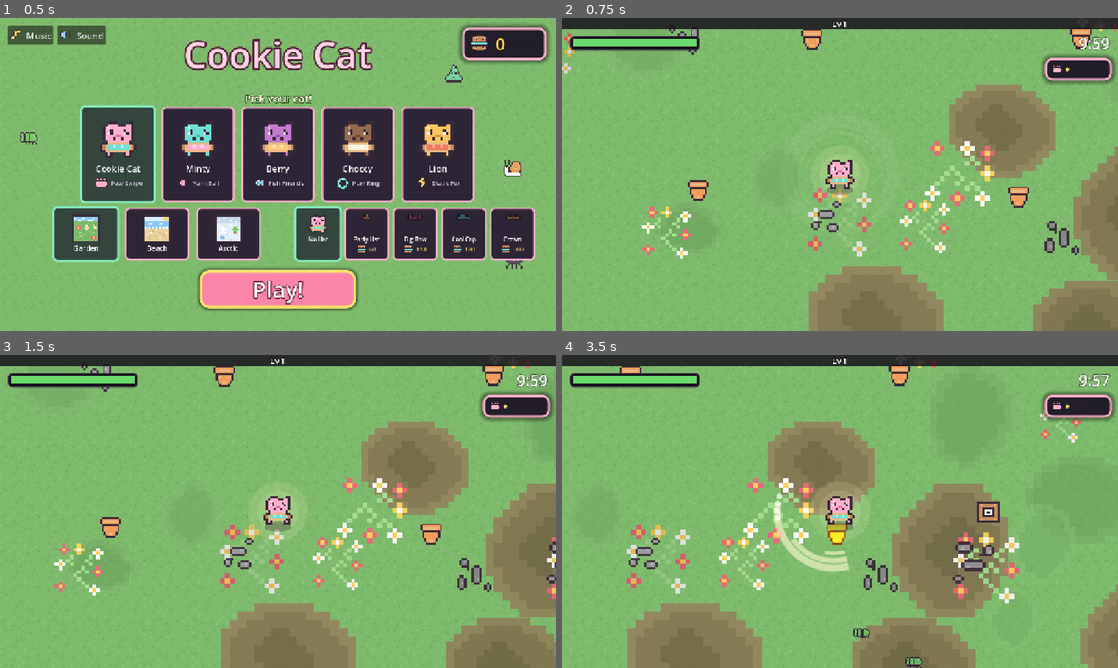
Above: before the commit, frames 1-4 (two rows, left to right).
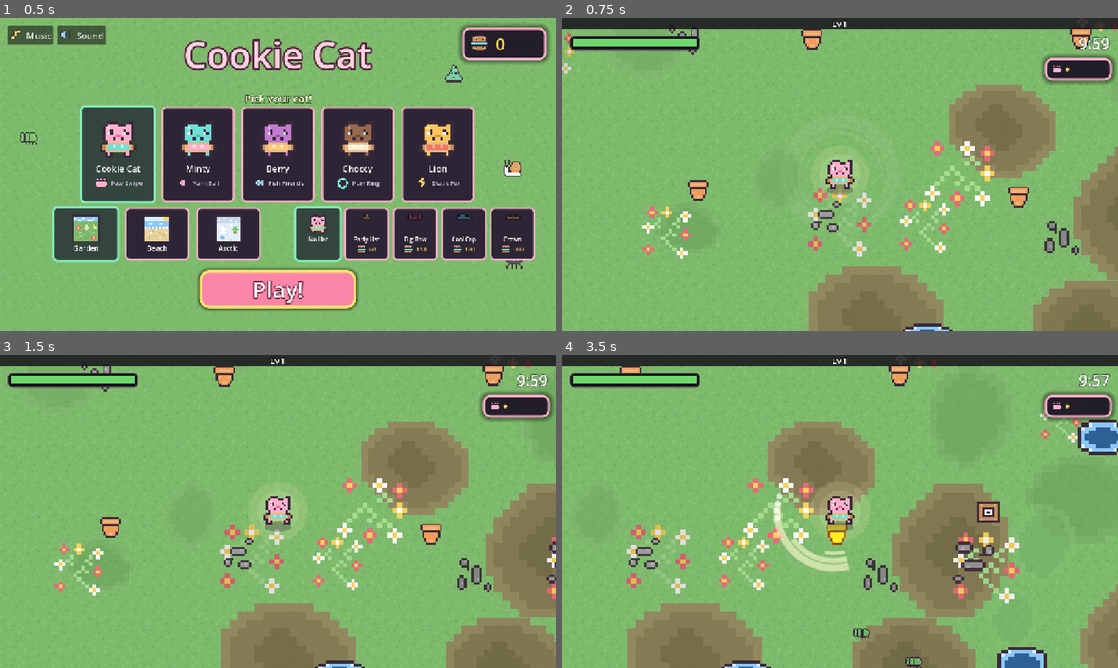
Above: after the commit, the same moments.

Repository: lukew-cogapp/cookie-cat
Game: Godot game, scene res://scenes/start_screen.tscn
Two runs of this game, one before a commit and one after it. Both use one fixed random seed, a clock stepped at 60 frames per second and the inputs below.
Inputs (mouse positions are in pixels of both pictures, inside the frame that each line leads up to):
- Up to frame 1 (0.5 s): no input
- Up to frame 2 (0.75 s): click "Play!" at 0.5 s
- Up to frame 3 (1.5 s): tap Enter at 1.25 s; move the mouse to (400, 495) at 1.27 s; hold D (move_right) from 1.28 s (still down); tap Space (confirm) at 1.35 s; click (400, 495) at 1.42 s
- Up to frame 4 (3.5 s): release D (move_right) at 2 s; drag from (728, 527) to (812, 574) at 2.02 s; move the mouse to (895, 442) at 2.77 s; hold D (move_right) from 2.78 s (still down); tap Alt at 2.85 s

Frame 1 is identical in both runs. In frame 2, 0.2% of the frame differs, in the area x 61-71%, y 97-100%; in frame 3, 0.2%; in frame 4, 1.5%, in the area x 28-100%, y 20-100%.

Commit message:
Add a hole in the ground to each map
A pond in the garden, a pit on the beach, a hole in the ice. Half the bar, so
walking into one below half health ends the run: every other threat chases and
is answered by walking away, and this is the one that rewards looking. Bugs
ignore them, or a trap becomes a weapon.

Diff:
--- a/scenes/world.tscn
+++ b/scenes/world.tscn
@@ -12,6 +12,7 @@
 [ext_resource type="Script" path="res://scripts/props.gd" id="9"]
 [ext_resource type="Script" path="res://scripts/ground.gd" id="11"]
 [ext_resource type="Script" path="res://scripts/touch_stick.gd" id="12"]
+[ext_resource type="Script" path="res://scripts/traps.gd" id="13"]
 
 [node name="World" type="Node2D"]
 script = ExtResource("1")
@@ -25,6 +26,9 @@
 
 [node name="Ground" type="Node2D" parent="."]
 script = ExtResource("11")
+
+[node name="Traps" type="Node2D" parent="."]
+script = ExtResource("13")
 
 [node name="Props" type="Node2D" parent="."]
 script = ExtResource("9")
--- /dev/null
+++ b/scripts/traps.gd
@@ -0,0 +1,170 @@
+class_name Traps
+extends Node2D
+## Holes in the ground: a pond in the garden, a dug pit on the beach, a hole in
+## the ice in the arctic. Which one comes from `Tuning.MAPS[Run.map]`.
+##
+## They are the only thing in the game that hurts the cat without being alive,
+## and they hurt hard: `TRAP_DAMAGE` is half the bar, so walking into one at
+## half health or less ends the run. That is deliberate. Every other threat
+## chases, which a child answers by walking away; a trap sits still and is
+## answered by looking. It is the one hazard that rewards reading the ground.
+##
+## Bugs ignore them. A trap the swarm could fall into would turn into a weapon,
+## and the point is that the ground itself is not always safe.
+##
+## Same seeded-cell field as `ground.gd` and `props.gd`, and for the same
+## reason: the cat is never walled in, so the field follows it, and a cell is
+## seeded by its own coordinates so walking back finds the same pond.
+
+signal fell_in(at: Vector2)
+
+var alive := 0
+var pos: Array[Vector2] = []
+
+var _mm: MultiMesh
+var _rng := RandomNumberGenerator.new()
+var _filled: Dictionary = {}
+var _clear_around := Vector2.ZERO
+var _player: Node2D
+var _dead: Array[int] = []
+## Seconds until this trap can bite again. One trap cannot chain-hit across
+## frames while the cat is climbing out of it.
+var _cooldown := 0.0
+
+
+func _ready() -> void:
+	var art := String(Tuning.map_info(Run.map)["trap"])
+	_mm = MultiMesh.new()
+	_mm.transform_format = MultiMesh.TRANSFORM_2D
+	_mm.use_colors = true
+	_mm.mesh = Tuning.sprite_quad()
+	_mm.instance_count = Tuning.TRAP_COUNT
+	_mm.visible_instance_count = 0
+	var node := MultiMeshInstance2D.new()
+	node.multimesh = _mm
+	node.texture = load(art)
+	node.texture_filter = CanvasItem.TEXTURE_FILTER_NEAREST
+	add_child(node)
+	pos.resize(Tuning.TRAP_COUNT)
+
+
+func set_player(p: Node2D) -> void:
+	_player = p
+
+
+func scatter(clear_around: Vector2) -> void:
+	alive = 0
+	_dead.clear()
+	_filled.clear()
+	_clear_around = clear_around
+	_refill_around(clear_around)
+
+
+func _refill_around(at: Vector2) -> void:
+	var cell := Tuning.TRAP_CELL
+	var reach := int(ceil(Tuning.TRAP_REFILL_DISTANCE / cell))
+	var here := Vector2i(floori(at.x / cell), floori(at.y / cell))
+	_cull_far(at)
+	for dy in range(-reach, reach + 1):
+		for dx in range(-reach, reach + 1):
+			var c := here + Vector2i(dx, dy)
+			if _filled.has(c):
+				continue
+			_filled[c] = true
+			_fill_cell(c)
+
+
+## One cell's worth, seeded by the cell so it is always the same field.
+func _fill_cell(c: Vector2i) -> void:
+	_rng.seed = Tuning.TRAP_SEED + c.x * 73856093 + c.y * 19349663
+	var cell := Tuning.TRAP_CELL
+	for _n in Tuning.TRAP_PER_CELL:
+		if alive >= Tuning.TRAP_COUNT:
+			return
+		var p := Vector2(
+			(float(c.x) + _rng.randf()) * cell,
+			(float(c.y) + _rng.randf()) * cell,
+		)
+		# A trap the cat is standing on when the run opens would take half the
+		# bar before the child had touched a key.
+		if p.distance_to(_clear_around) < Tuning.TRAP_CLEAR_RADIUS:
+			continue
+		if _too_close(p):
+			continue
+		pos[alive] = p
+		alive += 1
+	_redraw()
+
+
+func _cull_far(at: Vector2) -> void:
+	var far := Tuning.TRAP_FORGET_DISTANCE * Tuning.TRAP_FORGET_DISTANCE
+	for i in range(alive - 1, -1, -1):
+		if pos[i].distance_squared_to(at) > far:
+			_dead.append(i)
+	_compact()
+	var cell := Tuning.TRAP_CELL
+	var reach := int(ceil(Tuning.TRAP_FORGET_DISTANCE / cell))
+	var here := Vector2i(floori(at.x / cell), floori(at.y / cell))
+	for c: Vector2i in _filled.keys():
+		if absi(c.x - here.x) > reach or absi(c.y - here.y) > reach:
+			_filled.erase(c)
+
+
+## Traps are spaced further apart than props: two overlapping holes read as one
+## big one, and the cat could not walk between them.
+func _too_close(p: Vector2) -> bool:
+	for i in alive:
+		if pos[i].distance_squared_to(p) < Tuning.TRAP_SPACING * Tuning.TRAP_SPACING:
+			return true
+	return false
+
+
+func _physics_process(delta: float) -> void:
+	if _cooldown > 0.0:
+		_cooldown -= delta
+	if _player == null or not Run.alive:
+		return
+	var at: Vector2 = _player.global_position
+	if at.distance_to(_clear_around) > Tuning.TRAP_REFILL_DISTANCE:
+		_clear_around = at
+		_refill_around(at)
+	if _cooldown > 0.0:
+		return
+	var i := _at(at)
+	if i != -1:
+		_cooldown = Tuning.TRAP_COOLDOWN
+		fell_in.emit(pos[i])
+
+
+## Which trap the cat is in, or -1. Only the middle counts: the sprite's outline
+## is its rim, and standing on the rim is not falling in.
+func _at(point: Vector2) -> int:
+	var r := Tuning.TRAP_RADIUS * Tuning.TRAP_BITE
+	for i in alive:
+		if pos[i].distance_squared_to(point) < r * r:
+			return i
+	return -1
+
+
+func _compact() -> void:
+	_dead.sort()
+	_dead.reverse()
+	var last := -1
+	for i in _dead:
+		if i == last:
+			continue
+		last = i
+		if i >= alive:
+			continue
+		alive -= 1
+		pos[i] = pos[alive]
+	_dead.clear()
+	_redraw()
+
+
+func _redraw() -> void:
+	_mm.visible_instance_count = alive
+	var s := Tuning.TRAP_RADIUS * 2.0
+	for i in alive:
+		_mm.set_instance_transform_2d(i, Transform2D(0.0, Vector2(s, s), 0.0, pos[i]))
+		_mm.set_instance_color(i, Color.WHITE)
--- a/scripts/world.gd
+++ b/scripts/world.gd
@@ -12,6 +12,7 @@
 @onready var _props: Props = $Props
 @onready var _lawn: Sprite2D = $Lawn
 @onready var _ground: Ground = $Ground
+@onready var _traps: Traps = $Traps
 @onready var _camera: Camera2D = $Player/Camera
 @onready var _hud: CanvasLayer = $Hud
 
@@ -34,6 +35,9 @@
 	_props.scatter(_player.global_position)
 	_ground.set_player(_player)
 	_ground.scatter(_player.global_position)
+	_traps.set_player(_player)
+	_traps.scatter(_player.global_position)
+	_traps.fell_in.connect(_on_fell_in)
 	_props.broke.connect(_on_prop_broke)
 	_weapons.set_props(_props)
 	_weapons.set_puffs(_puffs)
@@ -168,6 +172,26 @@
 	_gems.drop(at, drop, worth)
 
 
+## The cat walked into a hole. This goes through `hurt` like a bug's touch, so
+## mercy time protects against it and it cannot land twice in a blink: the trap
+## keeps its own cooldown for the case where the cat is still standing in it.
+##
+## Half the bar at once, which is lethal from half health down. That is the
+## whole point of a hazard that does not move, so nothing here softens it.
+func _on_fell_in(at: Vector2) -> void:
+	_player.hurt(Tuning.TRAP_DAMAGE)
+	# A ring of the map's own water or snow, thrown up out of the hole.
+	_puffs.ring(
+		at,
+		Gems.Kind.GEM,
+		Tuning.TRAP_SPLASH_COUNT,
+		Tuning.TRAP_SPLASH_COLOUR,
+		Tuning.TRAP_RADIUS * 0.5,
+		Tuning.TRAP_SPLASH_SPEED,
+	)
+	_shake = Tuning.SHAKE_TIME
+
+
 ## A sparkle where the pickup was collected; hearts sparkle pink so healing
 ## reads as its own kind of good news.
 func _on_collected(at: Vector2, kind: int, _worth: int) -> void:
--- /dev/null
+++ b/test/traps_test.gd
@@ -0,0 +1,119 @@
+extends GutTest
+## Holes in the ground: the field, and the rules that keep a half-the-bar hazard
+## fair.
+
+var _traps: Traps
+
+
+func before_each() -> void:
+	Run.cat = Tuning.STARTER_CAT
+	Run.map = Tuning.STARTER_MAP
+	Run.start()
+	_traps = Traps.new()
+	add_child_autofree(_traps)
+	await wait_process_frames(1)
+	_traps.set_physics_process(false)
+	_traps.scatter(Vector2.ZERO)
+
+
+func after_each() -> void:
+	Run.alive = false
+
+
+## Seeded by cell, so a child who learns where the pond is finds it there again.
+func test_the_field_is_the_same_every_run() -> void:
+	var first: Array[Vector2] = []
+	for i in _traps.alive:
+		first.append(_traps.pos[i])
+	_traps.scatter(Vector2.ZERO)
+	assert_eq(_traps.alive, first.size(), "the same number of holes")
+	for i in _traps.alive:
+		assert_eq(_traps.pos[i], first[i], "hole %d is where it was" % i)
+
+
+## The opening seconds must not put half the bar's worth of damage where the
+## child is about to walk.
+func test_no_trap_opens_under_the_cat() -> void:
+	for i in _traps.alive:
+		assert_gt(
+			_traps.pos[i].distance_to(Vector2.ZERO),
+			Tuning.TRAP_CLEAR_RADIUS,
+			"hole %d clears the start" % i,
+		)
+
+
+## Two overlapping holes read as one, and the cat has to be able to walk
+## between them.
+func test_holes_are_far_enough_apart_to_walk_between() -> void:
+	for i in _traps.alive:
+		for j in range(i + 1, _traps.alive):
+			assert_gt(
+				_traps.pos[i].distance_to(_traps.pos[j]),
+				Tuning.TRAP_SPACING,
+				"holes %d and %d are apart" % [i, j],
+			)
+	# And the gap left over is wider than the cat.
+	assert_gt(
+		Tuning.TRAP_SPACING - Tuning.TRAP_RADIUS * 2.0,
+		Tuning.PLAYER_RADIUS * 2.0,
+		"the cat fits between two holes",
+	)
+
+
+## The rim is not the hole. Clipping the edge at a run should cost nothing,
+## because a child cannot steer precisely.
+func test_the_rim_does_not_bite() -> void:
+	assert_lt(Tuning.TRAP_BITE, 1.0, "the biting circle is inside the sprite")
+	var at: Vector2 = _traps.pos[0]
+	var bite: float = Tuning.TRAP_RADIUS * Tuning.TRAP_BITE
+	assert_eq(_traps._at(at), 0, "the middle bites")
+	assert_eq(
+		_traps._at(at + Vector2(Tuning.TRAP_RADIUS * 0.99, 0.0)),
+		-1,
+		"the rim does not",
+	)
+	assert_eq(_traps._at(at + Vector2(bite * 0.5, 0.0)), 0, "well inside still bites")
+
+
+## Half the bar, and lethal from half health down. This is the whole design of
+## the trap, so it is pinned rather than left to the constant.
+func test_a_trap_is_half_the_bar_and_lethal_below_half() -> void:
+	assert_eq(Tuning.TRAP_DAMAGE, Tuning.PLAYER_MAX_HP * 0.5, "half the bar")
+	assert_true(
+		Tuning.PLAYER_MAX_HP * 0.5 - Tuning.TRAP_DAMAGE <= 0.0,
+		"so entering one at half health empties it",
+	)
+
+
+## One hole cannot land three hits while the cat climbs out of it.
+func test_a_hole_cannot_bite_every_frame() -> void:
+	assert_gt(Tuning.TRAP_COOLDOWN, 0.0, "a hole waits before biting again")
+	assert_gt(
+		Tuning.TRAP_COOLDOWN,
+		Tuning.PLAYER_MERCY_TIME * 0.5,
+		"and the wait is not swallowed by mercy time",
+	)
+
+
+## Sparse enough that every direction is still walkable. A minefield takes away
+## the one answer a child has, which is to walk somewhere else.
+func test_the_ground_stays_walkable() -> void:
+	assert_eq(Tuning.TRAP_PER_CELL, 1, "one hole per cell")
+	var cell := Tuning.TRAP_CELL
+	var covered := PI * Tuning.TRAP_RADIUS * Tuning.TRAP_RADIUS * float(Tuning.TRAP_PER_CELL)
+	assert_lt(covered / (cell * cell), 0.05, "holes cover a twentieth of the ground at most")
+	# And at least one is usually in view, or the hazard never teaches anything.
+	var seen := (1280.0 / Tuning.ZOOM) * (720.0 / Tuning.ZOOM) / (cell * cell)
+	assert_gt(seen, 1.0, "a hole is normally on screen")
+	assert_lt(seen, 4.0, "but the screen is not a minefield")
+
+
+## Every map needs its own hole, or a map loads with no trap art at all.
+func test_every_map_has_a_trap() -> void:
+	for id: String in Tuning.MAPS:
+		var m: Dictionary = Tuning.MAPS[id]
+		assert_true(m.has("trap"), "%s names a trap" % id)
+		assert_true(
+			ResourceLoader.exists(String(m["trap"])),
+			"%s's trap art exists" % id,
+		)
Binary file added: assets/trap_icehole.png
Not shown, added: assets/trap_icehole.png.import
Binary file added: assets/trap_pond.png
Not shown, added: assets/trap_pond.png.import
Binary file added: assets/trap_sandpit.png
Not shown, added: assets/trap_sandpit.png.import
Not shown: 1 places in scenes/world.tscn that only renumber resources
Not shown, added: scripts/traps.gd.uid
Not shown, added: test/traps_test.gd.uid
Not shown, changed: CLAUDE.md
